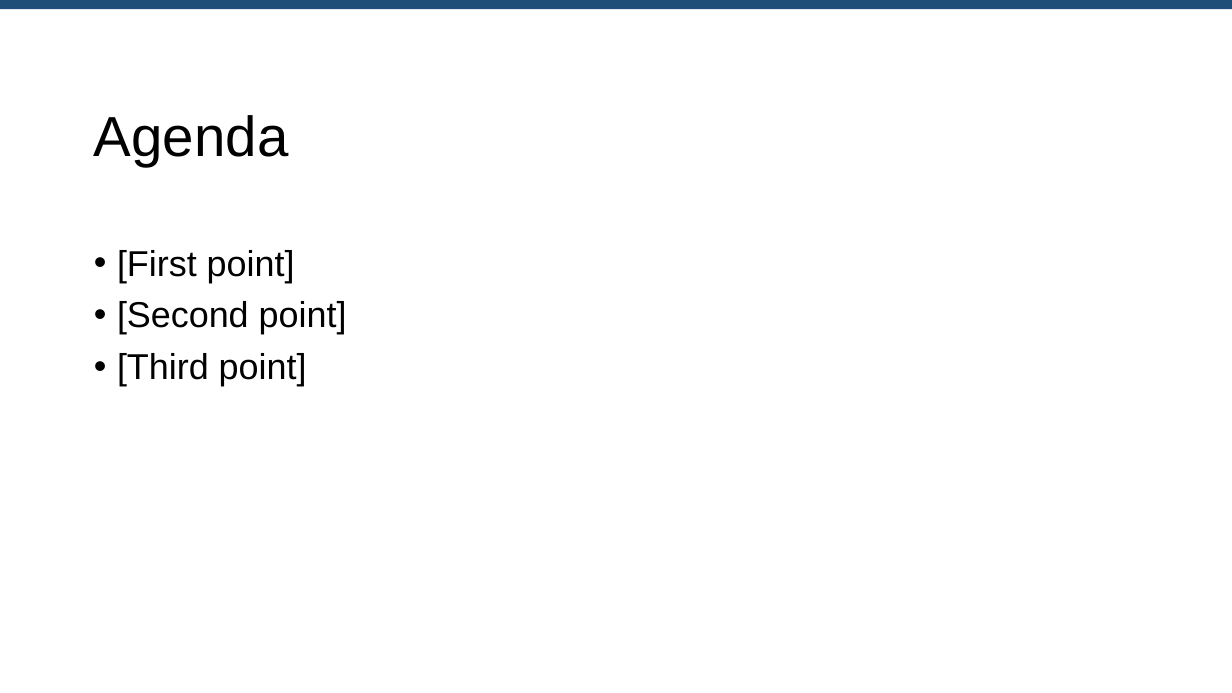
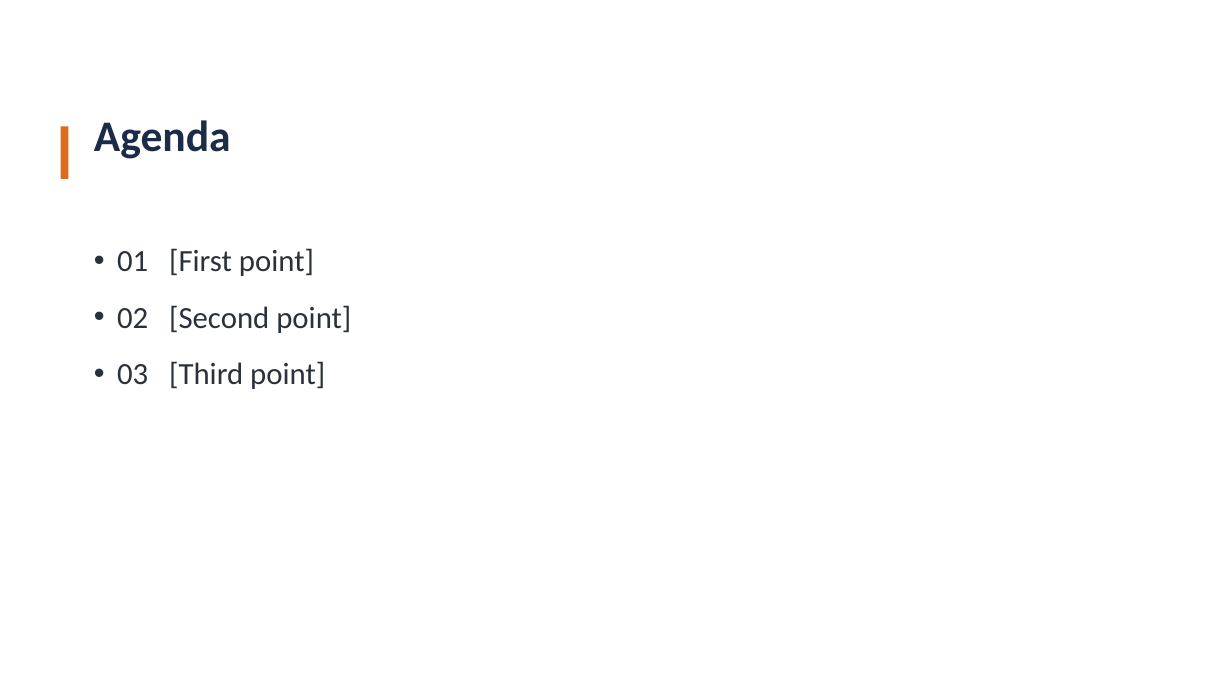
Before and after one commit to MolinoSuite/Molino, a slide deck: slide 2 of resources/templates/en/presentation.pptx. Drawn at 1232x693 pixels with LibreOffice and Linux fonts; fonts in the diff are those of the drawing. Boxes give left, top, right and bottom in pixels: in the first picture for what was removed or moved away, otherwise in the second. Text is boxed around its words. In the diff, an @@ line names an element or a change of style, - is before the commit and + after.

```diff
--- a/resources/templates/en/presentation.pptx
+++ b/resources/templates/en/presentation.pptx
@@ rectangle removed at (x1=0, y1=0, x2=1232, y2=9) @@
@@ title "Agenda" at (x1=94, y1=120, x2=231, y2=159): size 44 to 34 pt, font Arial to Calibri, text colour #000000 to #1B2B48, bold on @@
@@ rectangle added at (x1=61, y1=127, x2=68, y2=179), fill #E06A1A @@
@@ text at (x1=117, y1=248, x2=351, y2=389): text changed; size 28 to 24 pt; font Arial to Calibri; text colour #000000 to #2B313B @@
-• [First point]
-• [Second point]
-• [Third point]
+• 01 [First point]
+• 02 [Second point]
+• 03 [Third point]
```
Also in this commit, not shown: 2 other slides changed, 4 slides added, 2 slides removed, 11 other files.
